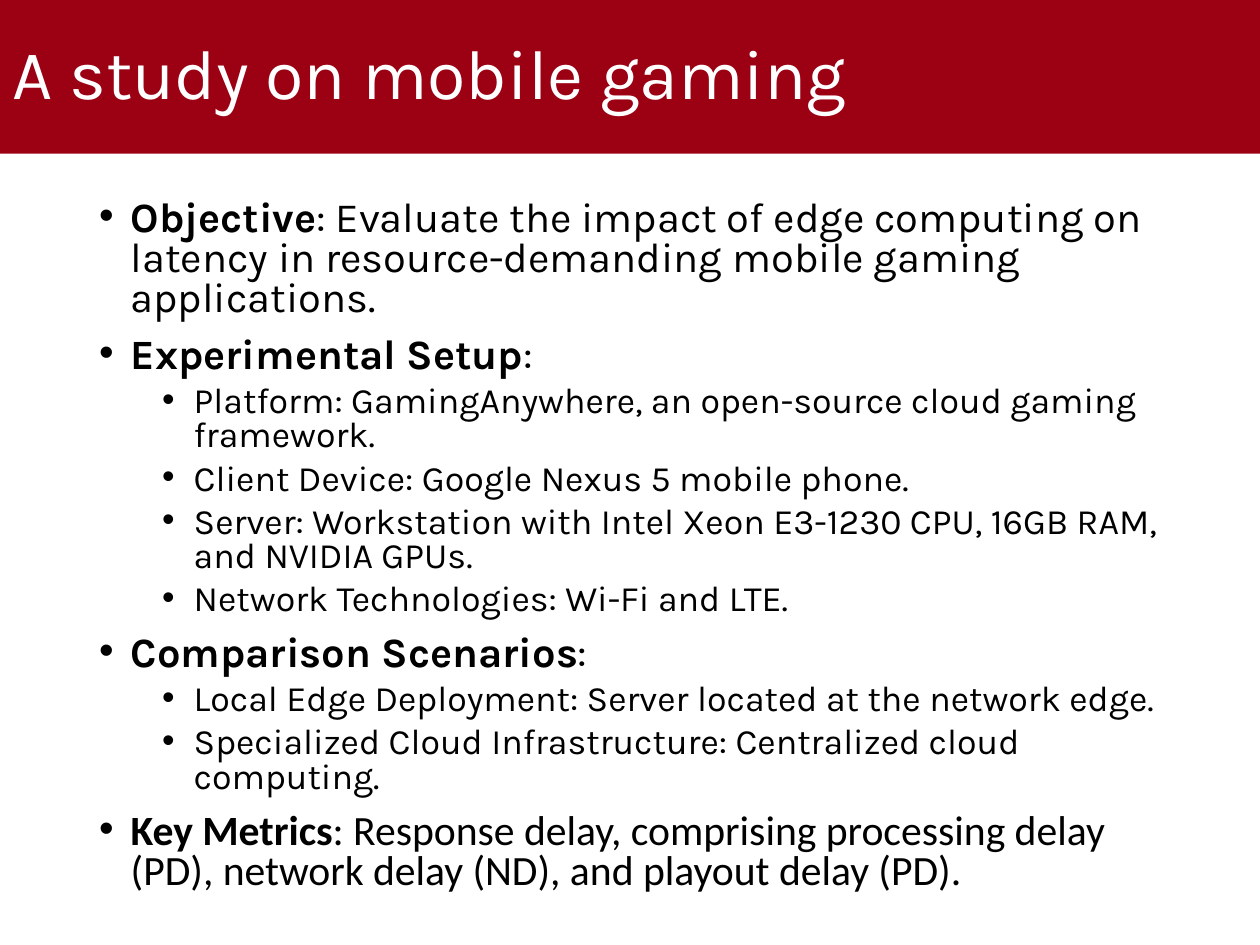
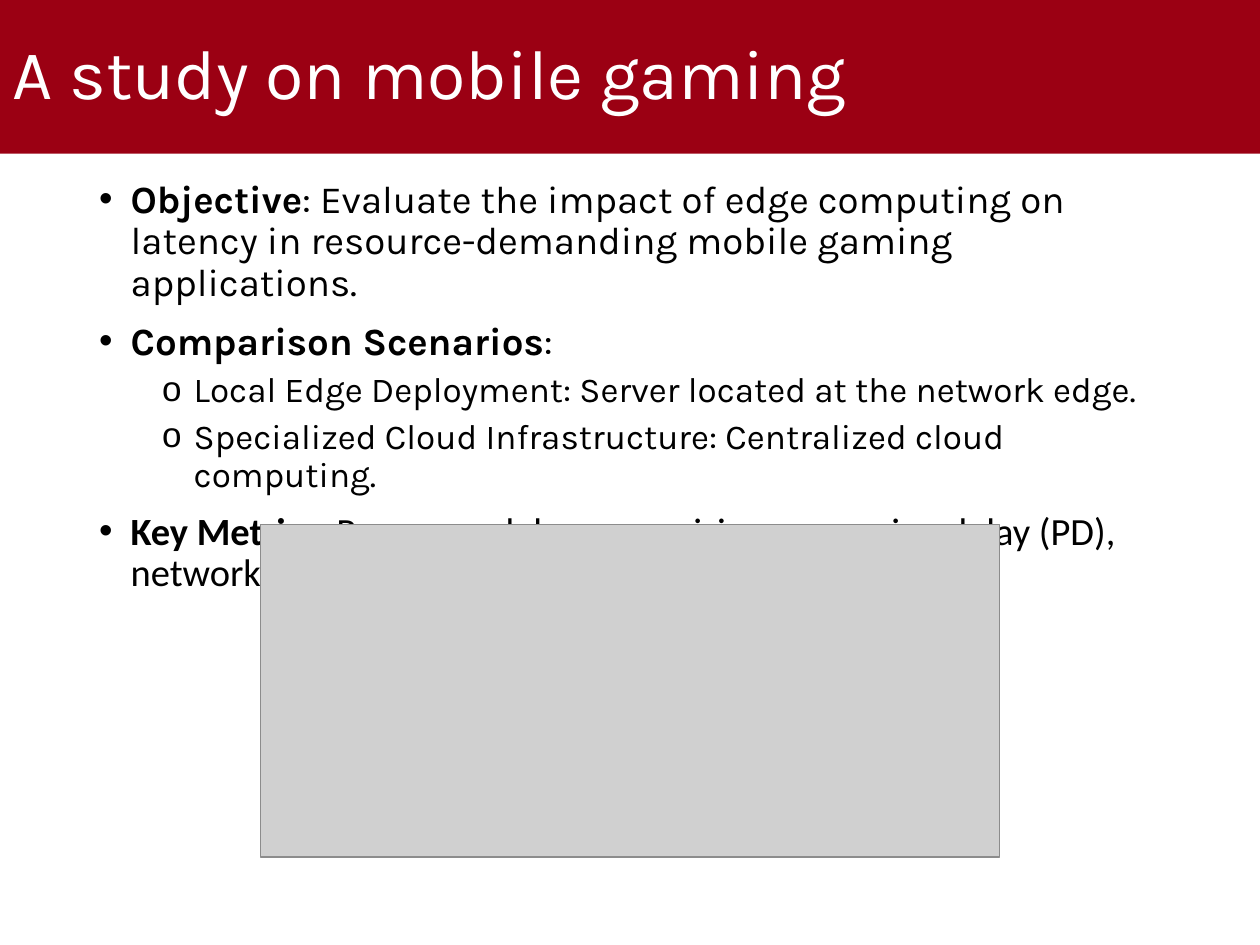
Before and after one commit to MikeIsBack/UniPD-MSc-Computer-Science-courses, a slide deck: slide 9 of Wireless Networks for Mobile Applications/Project/Presentation/Presentation.pptx. Drawn at 1260x945 pixels with LibreOffice and Linux fonts; fonts in the diff are those of the drawing; grey boxes stand for pictures; background and template pictures are left out. Boxes give left, top, right and bottom in pixels: in the first picture for what was removed or moved away, otherwise in the second. Text is boxed around its words. In the diff, an @@ line names an element or a change of style, - is before the commit and + after.

```diff
--- a/Wireless Networks for Mobile Applications/Project/Presentation/Presentation.pptx
+++ b/Wireless Networks for Mobile Applications/Project/Presentation/Presentation.pptx
@@ text "Objective: Evaluate the impact of ...": place and size @@
-text "Objective: Evaluate the impact of ..." at box(131, 202, 1157, 892)
+text "Objective: Evaluate the impact of ..." at box(131, 185, 1136, 596)
@@ text "Objective: Evaluate the impact of ..." at box(131, 185, 1136, 596): size 23.8 to 22 pt in "Objective: Evaluate the impact of edge computing ...", "Comparison Scenarios:", "Key Metrics: Response delay, comprising processing delay ..."; size 20.4 to 20 pt in "Local Edge Deployment: Server located at the ...", "Specialized Cloud Infrastructure: Centralized cloud computin ..."; line spacing 0.8 to 0.9; bullet • to o @@
@@ text at box(131, 339, 1157, 620): paragraphs removed @@
-• Experimental Setup:
-  • Platform: GamingAnywhere, an open-source cloud gaming framework.
-  • Client Device: Google Nexus 5 mobile phone.
-  • Server: Workstation with Intel Xeon E3-1230 CPU, 16GB RAM, and NVIDIA GPUs.
-  • Network Technologies: Wi-Fi and LTE.
@@ picture added at box(261, 524, 999, 857) @@
```
Also in this commit, not shown: 7 other slides changed, 4 other files.
